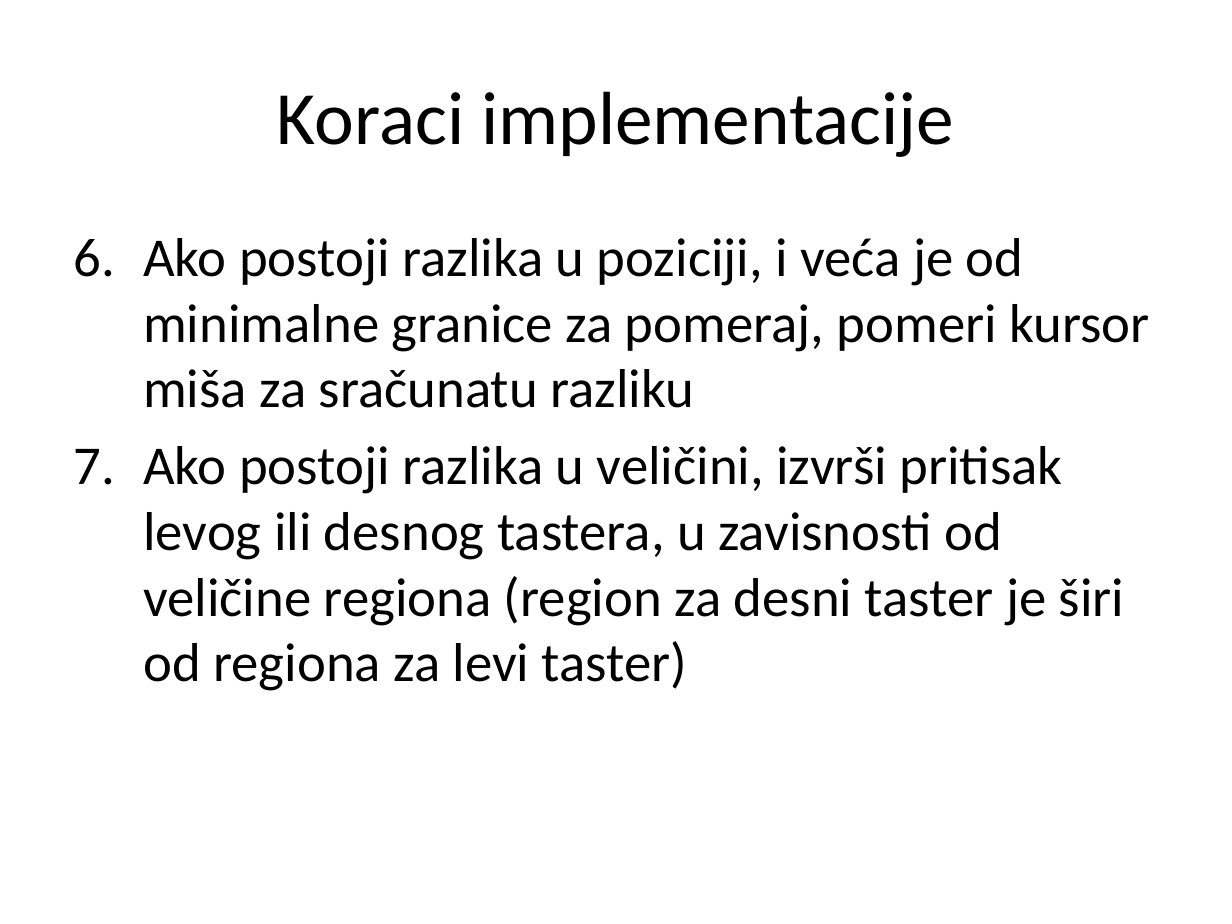
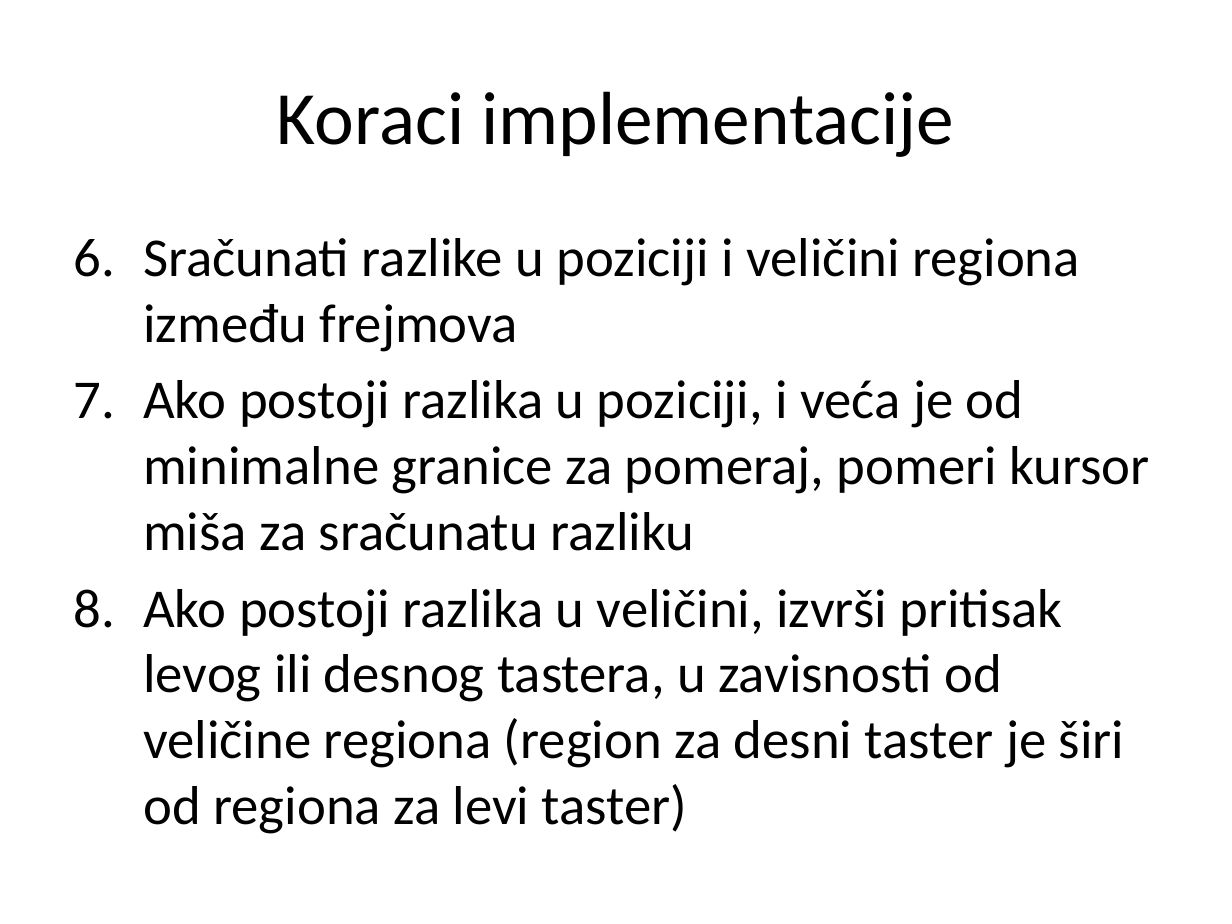
Before and after one commit to cLaki/UseTheForce, a slide deck: slide 13 of Upravljanje računarom na osnovu pokreta snimljenih web kamerom.pptx (slide 9 before the commit). Drawn at 1232x924 pixels with LibreOffice and Linux fonts; fonts in the diff are those of the drawing. Boxes give left, top, right and bottom in pixels: in the first picture for what was removed or moved away, otherwise in the second. Text is boxed around its words. In the diff, an @@ line names an element or a change of style, - is before the commit and + after.

Commit message:
Add annFs, regionFs, simpleFs, ann_training (and everything in it) Update core, Upravljanje ra...

```diff
--- a/Upravljanje računarom na osnovu pokreta snimljenih web kamerom.pptx
+++ b/Upravljanje računarom na osnovu pokreta snimljenih web kamerom.pptx
@@ text at (x1=143, y1=238, x2=1080, y2=352): paragraph added @@
+6. Sračunati razlike u poziciji i veličini regiona između frejmova
```
Also in this commit, not shown: 6 other slides changed, 5 slides added, 37 other files.
